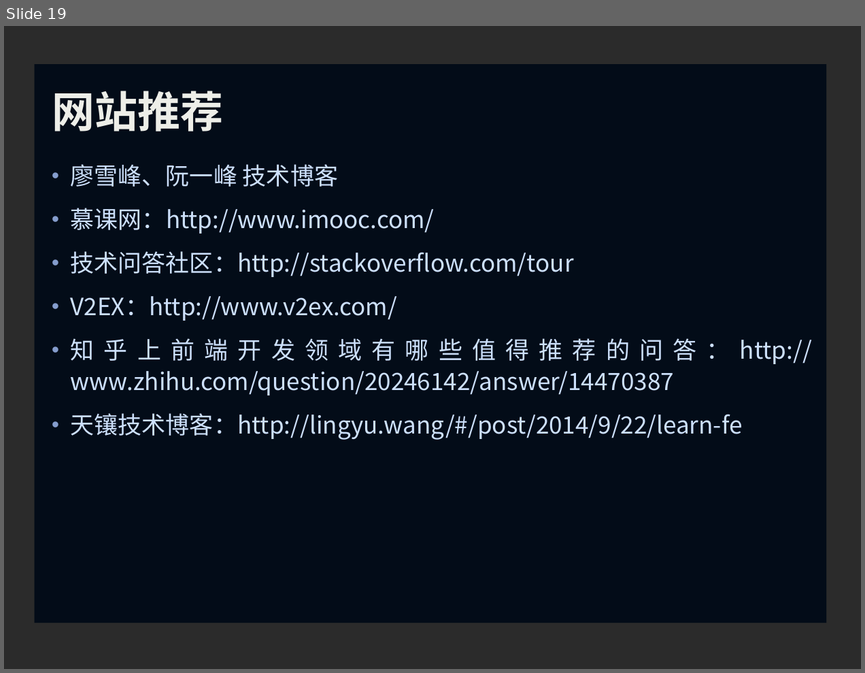
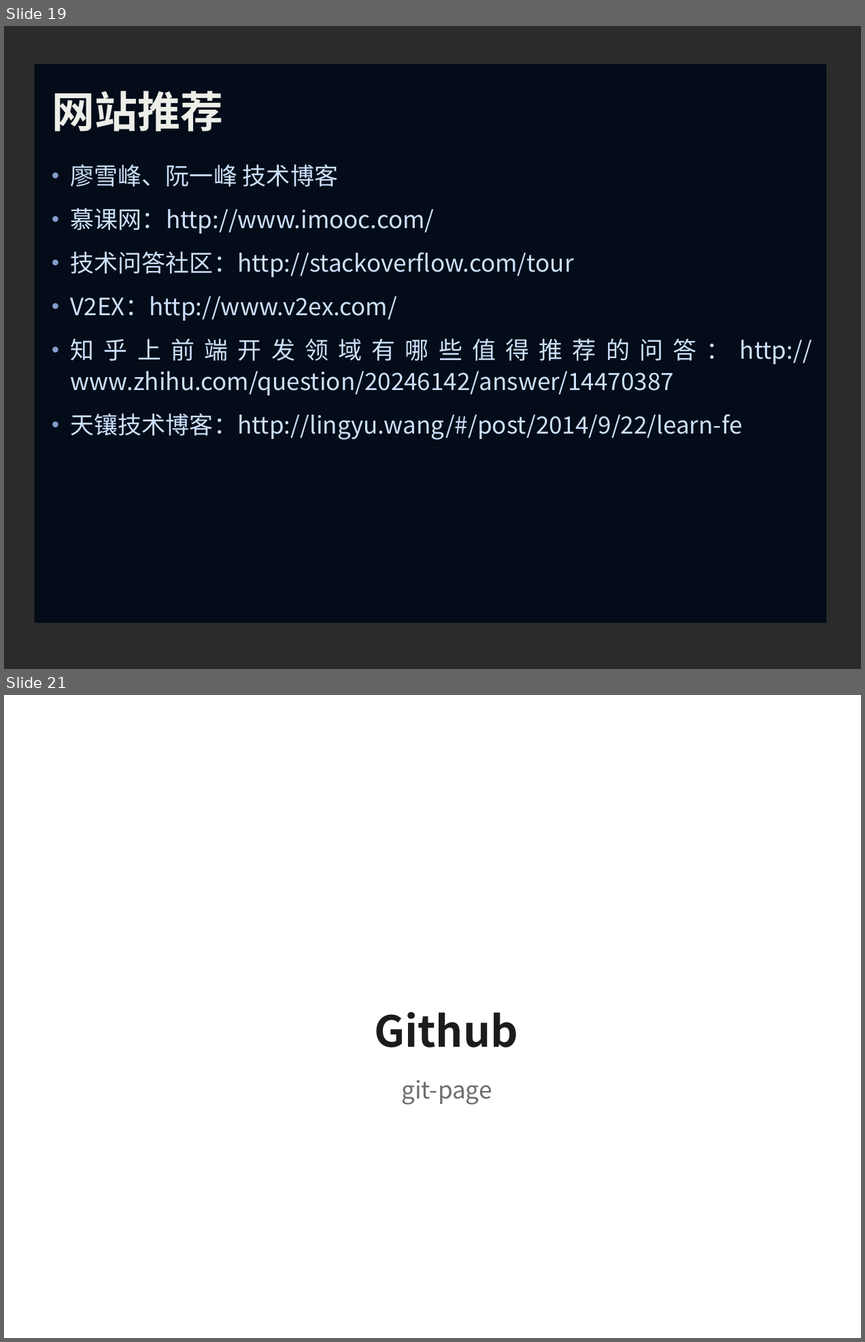
Before and after one commit to NJUPT-CAST/Computer, a slide deck: web/2.HTML CSS/新建 Microsoft PowerPoint 幻灯片.ppt. Shown one above the other, each under a label of ours: slide 19 before the commit, slides 19 and 21 after it; the slides between them are not shown. The pictures are 865x673 and 865x1342 pixels, drawn with LibreOffice and Linux fonts; fonts in the diff are those of the drawing; background and template pictures are left out; a plain dark background stands for a picture behind light text. Boxes give left, top, right and bottom in pixels: in the first picture for what was removed or moved away, otherwise in the second. Text is boxed around its words. In the diff, an @@ line names an element or a change of style, - is before the commit and + after.

```diff
--- a/web/2.HTML CSS/新建 Microsoft PowerPoint 幻灯片.ppt
+++ b/web/2.HTML CSS/新建 Microsoft PowerPoint 幻灯片.ppt
@@ slide 21 added at [4, 695, 861, 1338], background picture (left out) @@
@@ title added at [374, 1012, 518, 1047], 36 pt, text #1C1C1C, bold @@
+Github
@@ subtitle added at [401, 1080, 492, 1104], 20 pt, text #6D6D6D @@
+git-page
```
Also in this commit, not shown: 2 slides changed, 2 other slides added, 2 slides removed, 3 other files.
